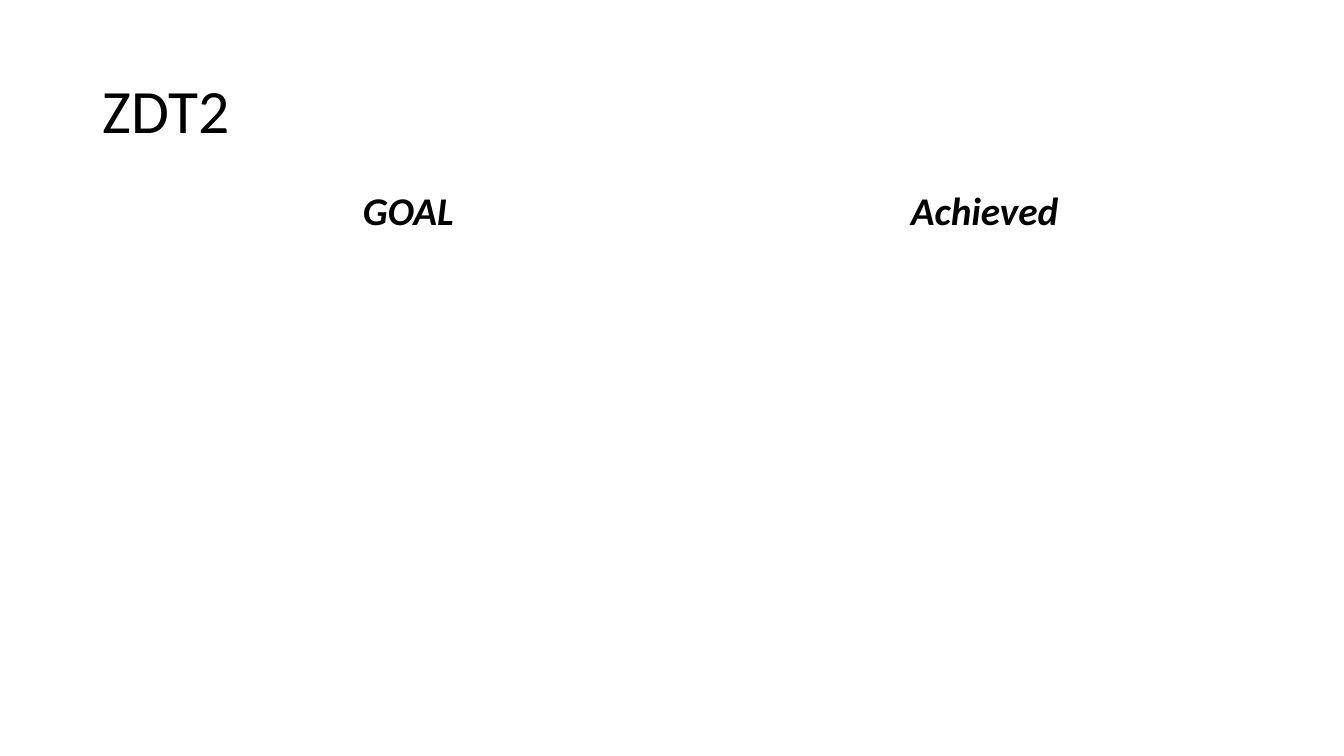
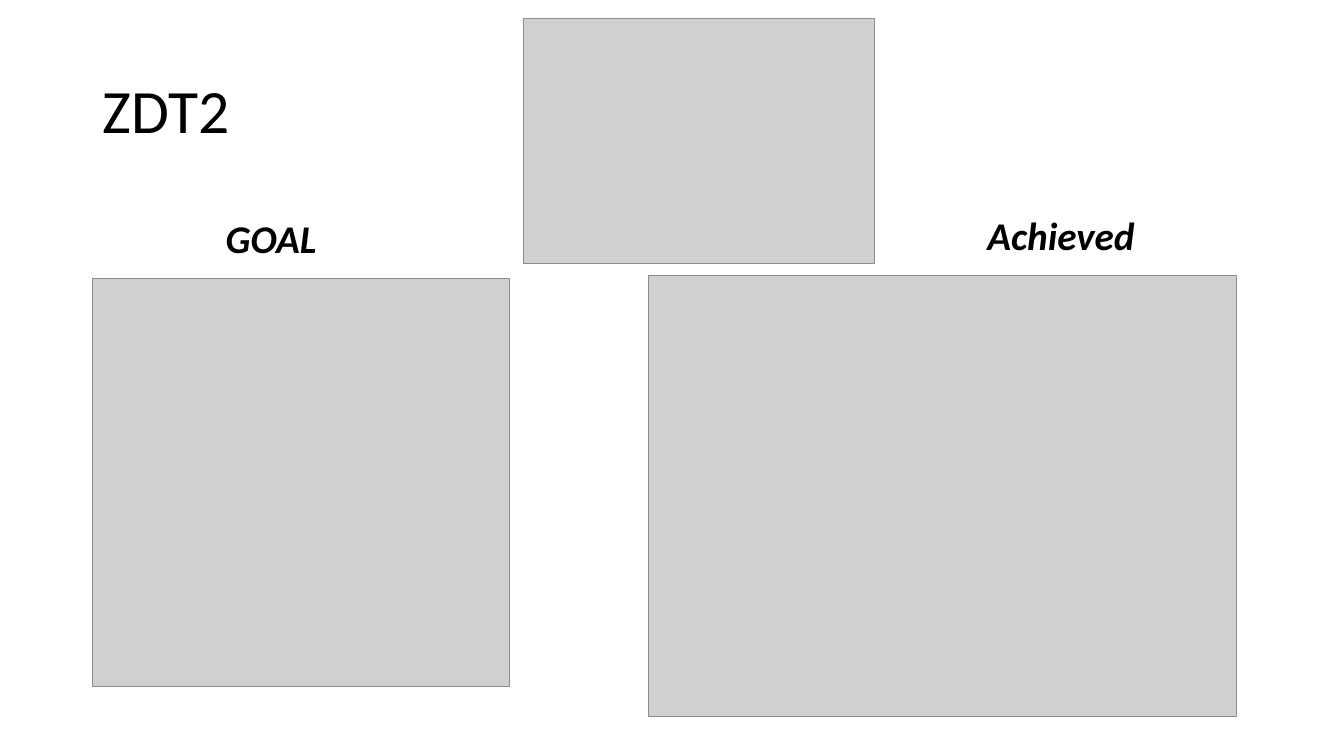
Before and after one commit to matthewmjw22/ENME625, a slide deck: slide 3 of Pareto Comparisons.pptx (slide 5 before the commit). Drawn at 1344x756 pixels with LibreOffice and Linux fonts; fonts in the diff are those of the drawing; grey boxes stand for pictures. Boxes give left, top, right and bottom in pixels: in the first picture for what was removed or moved away, otherwise in the second. Text is boxed around its words. In the diff, an @@ line names an element or a change of style, - is before the commit and + after.

```diff
--- a/Pareto Comparisons.pptx
+++ b/Pareto Comparisons.pptx
@@ picture added at box(524, 18, 874, 264) @@
@@ text "GOAL": place and size @@
-text "GOAL" at box(363, 199, 454, 226)
+text "GOAL" at box(226, 227, 317, 254)
@@ text "Achieved": place and size @@
-text "Achieved" at box(911, 197, 1058, 226)
+text "Achieved" at box(987, 222, 1134, 251)
@@ picture added at box(93, 278, 510, 687) @@
@@ picture added at box(649, 276, 1237, 718) @@
```
Also in this commit, not shown: 5 other slides changed, 1 slide added, 2 slides removed, 6 other files.
